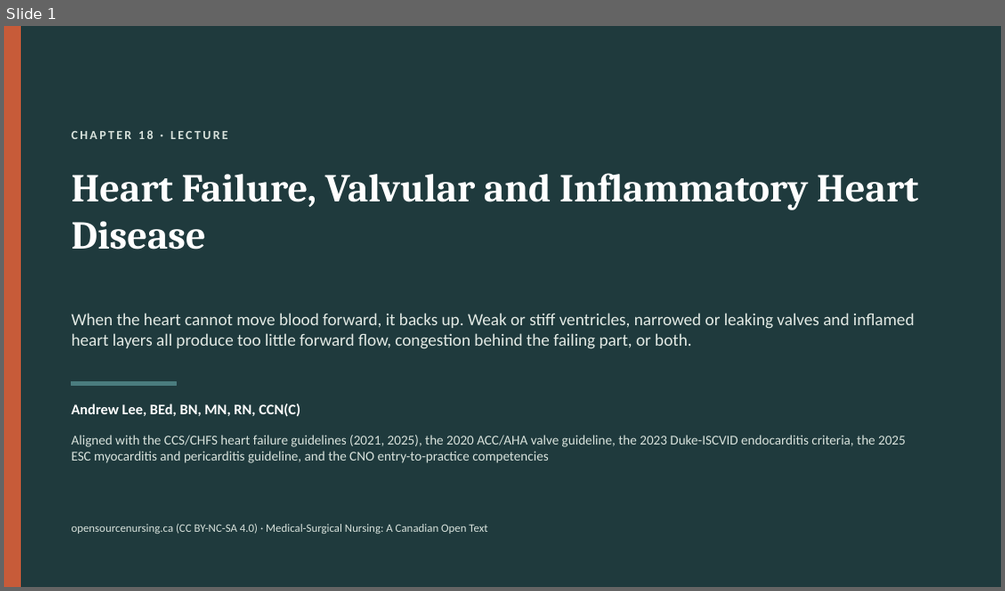
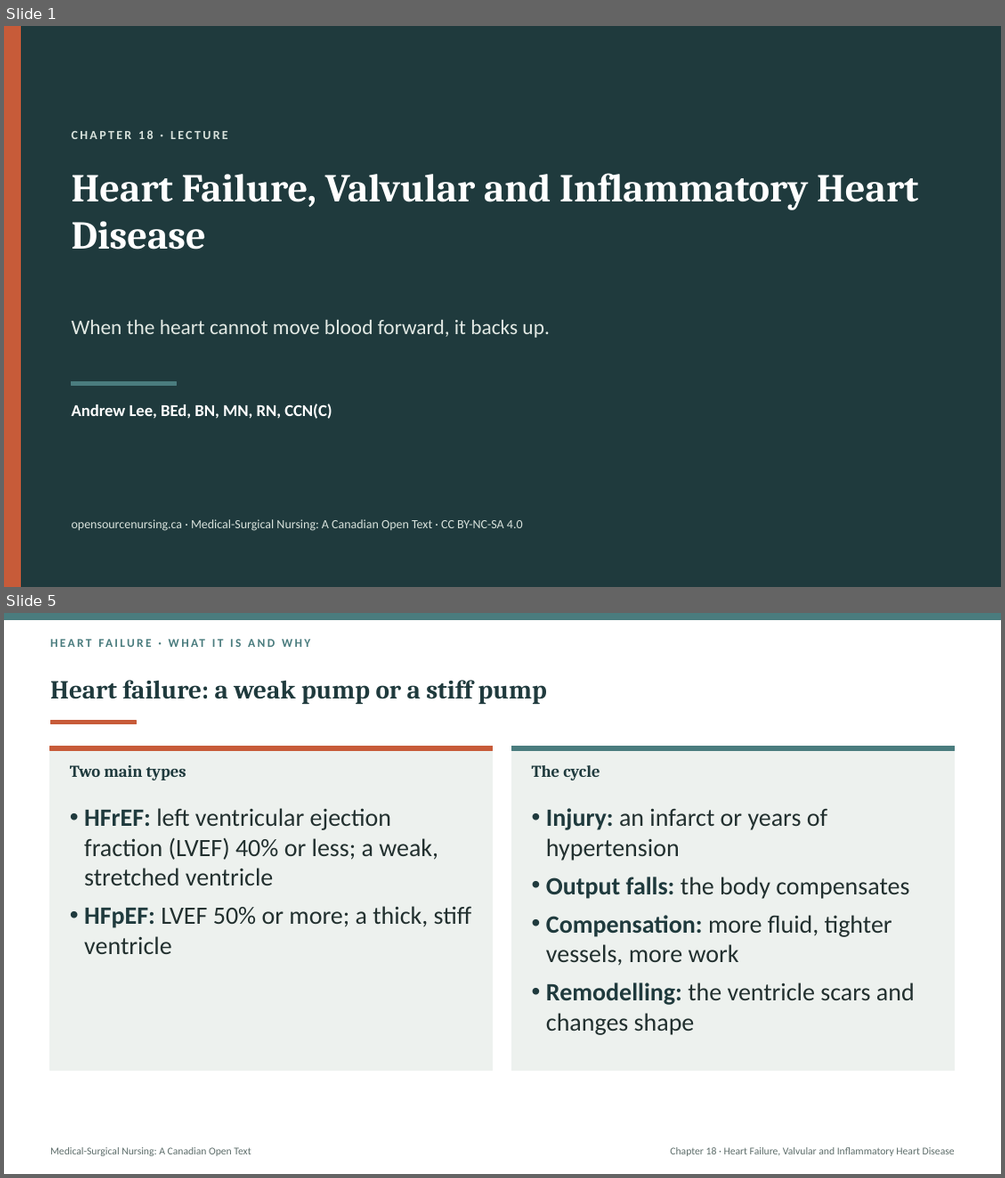
Before and after one commit to andrewleenl/opensourcenursing, a slide deck: Ch18_Heart_Failure_Valvular_and_Inflammatory_Heart_Disease_Lecture_Presentation.pptx. Shown one above the other, each under a label of ours: slide 1 before the commit, slides 1 and 5 after it; the slides between them are not shown. The pictures are 1005x591 and 1005x1178 pixels, drawn with LibreOffice and Linux fonts; fonts in the diff are those of the drawing. Boxes give left, top, right and bottom in pixels: in the first picture for what was removed or moved away, otherwise in the second. Text is boxed around its words. In the diff, an @@ line names an element or a change of style, - is before the commit and + after.

```diff
--- a/Ch18_Heart_Failure_Valvular_and_Inflammatory_Heart_Disease_Lecture_Presentation.pptx
+++ b/Ch18_Heart_Failure_Valvular_and_Inflammatory_Heart_Disease_Lecture_Presentation.pptx
@@ slide 5 added at bbox=[4, 613, 1001, 1174], background #FFFFFF @@
@@ rectangle added at bbox=[4, 613, 1001, 620], fill #4A7C7E, outline #4A7C7E 1 pt @@
@@ text added at bbox=[50, 635, 955, 657], 11.5 pt, text #4A7C7E, bold @@
+HEART FAILURE · WHAT IT IS AND WHY
@@ title added at bbox=[50, 680, 547, 704], 25 pt, text #1F3A3D, bold @@
+Heart failure: a weak pump or a stiff pump
@@ rectangle added at bbox=[50, 721, 137, 723], fill #C75B39, outline #C75B39 1 pt @@
@@ rectangle added at bbox=[50, 747, 493, 1070], fill #EDF1EE, outline #EDF1EE 1 pt @@
@@ rectangle added at bbox=[50, 747, 493, 751], fill #C75B39, outline #C75B39 1 pt @@
@@ text added at bbox=[70, 765, 186, 780], 16 pt, text #1F3A3D, bold @@
+Two main types
@@ rectangle added at bbox=[512, 747, 955, 1070], fill #EDF1EE, outline #EDF1EE 1 pt @@
@@ rectangle added at bbox=[512, 747, 955, 751], fill #4A7C7E, outline #4A7C7E 1 pt @@
@@ text added at bbox=[532, 765, 599, 780], 16 pt, text #1F3A3D, bold @@
+The cycle
@@ text added at bbox=[84, 808, 472, 954], 24 pt, text #22302F @@
+• HFrEF: left ventricular ejection fraction (LVEF) 40% or less; a weak, stretched ventricle
+• HFpEF: LVEF 50% or more; a thick, stiff ventricle
@@ text added at bbox=[546, 808, 914, 1035], 24 pt, text #22302F @@
+• Injury: an infarct or years of hypertension
+• Output falls: the body compensates
+• Compensation: more fluid, tighter vessels, more work
+• Remodelling: the ventricle scars and changes shape
@@ text added at bbox=[50, 1147, 251, 1156], 10 pt, text #5E6E6B @@
+Medical-Surgical Nursing: A Canadian Open Text
@@ text added at bbox=[670, 1147, 955, 1156], 10 pt, text #5E6E6B @@
+Chapter 18 · Heart Failure, Valvular and Inflammatory Heart Disease
@@ slide 1 changed as well @@
@@ text at bbox=[72, 320, 549, 338]: text changed; size 16.5 to 20 pt @@
-When the heart cannot move blood forward, it backs up. Weak or stiff ventricles, narrowed or leaking valves and inflamed heart layers all produce too little forward flow, congestion behind the failing part, or both.
+When the heart cannot move blood forward, it backs up.
@@ text "Andrew Lee, BEd, BN, MN, ..." at bbox=[72, 403, 332, 418]: size 14 to 16 pt @@
@@ text removed at bbox=[72, 435, 906, 463] @@
-Aligned with the CCS/CHFS heart failure guidelines (2021, 2025), the 2020 ACC/AHA valve guideline, the 2023 Duke-ISCVID endocarditis criteria, the 2025 ESC myocarditis and pericarditis guideline, and the CNO entry-to-practice competencies
@@ text at bbox=[72, 519, 523, 531]: text changed; size 11 to 12 pt @@
-opensourcenursing.ca (CC BY-NC-SA 4.0) · Medical-Surgical Nursing: A Canadian Open Text
+opensourcenursing.ca · Medical-Surgical Nursing: A Canadian Open Text · CC BY-NC-SA 4.0
```
Also in this commit, not shown: 5 other slides changed, 37 other slides added, 44 slides removed, 1 other file.
